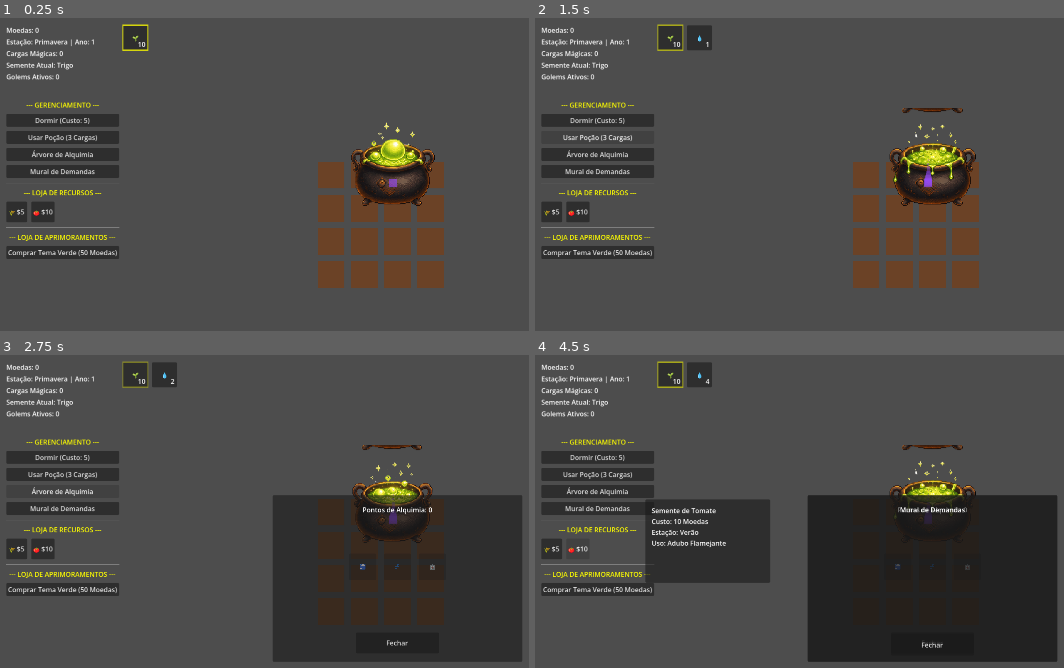
Above: before the commit, frames 1-4 (two rows, left to right).
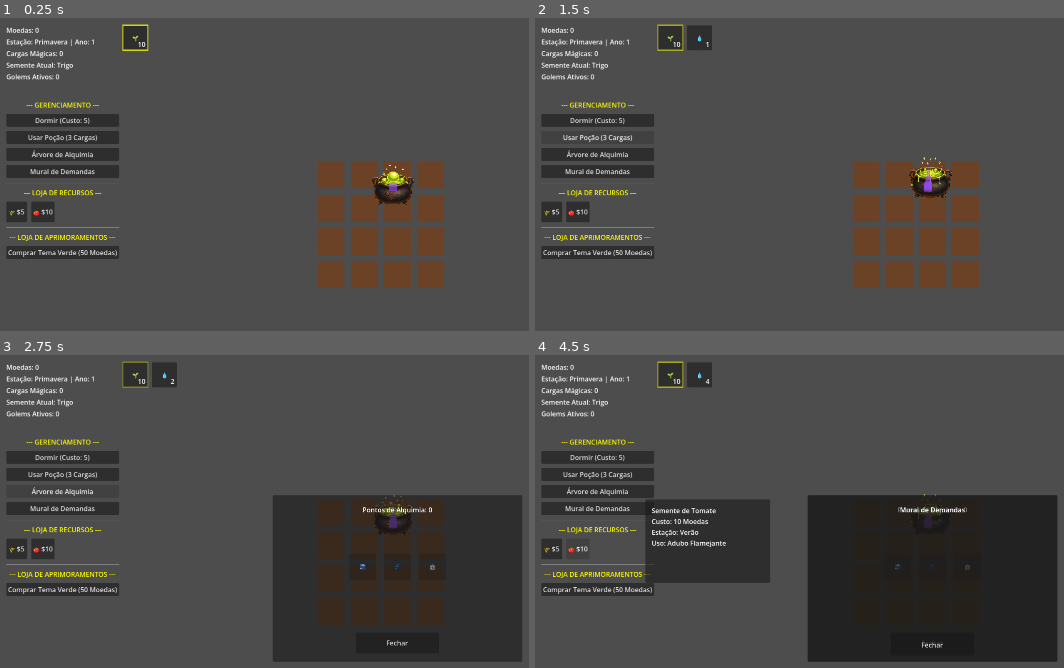
Above: after the commit, the same moments.

Repository: LeandroSatsuki/Cauldron-Crops
Game: Godot game, scene res://Scenes/Main.tscn
Two runs of this game, one before a commit and one after it. Both use one fixed random seed, a clock stepped at 60 frames per second and the inputs below.
Inputs:
- Up to frame 1 (0.25 s): no input
- Up to frame 2 (1.5 s): click "Dormir (Custo: 5)" at 0.5 s; click "Usar Poção (3 Cargas)" at 1.25 s
- Up to frame 3 (2.75 s): click "Árvore de Alquimia" at 2 s
- Up to frame 4 (4.5 s): click "Mural de Demandas" at 2.75 s; click "🌾 $5" at 3.5 s; click "🍅 $10" at 4.25 s

The runs differ from the first frame. In frame 1, 2.3% of the frame differs, in the area x 66-83%, y 33-61%; in frame 2, 2.6%, in the area x 67-84%, y 28-61%; in frame 3, 1.6%; in frame 4, 0.8%.

Commit message:
caldeirao reduzido pela metade, vfx limpos e fix do input do popup

Diff:
--- a/Scenes/Cauldron.tscn
+++ b/Scenes/Cauldron.tscn
@@ -2,8 +2,8 @@
 
 [ext_resource type="Script" path="res://Scripts/Cauldron.gd" id="1_cauldrongd"]
 [ext_resource type="Script" path="res://Scripts/DropSlot.gd" id="2_dropslotgd"]
-[ext_resource type="Texture2D" path="res://Assets/caldeirao_mistic_squash_roxo.png" id="3_roxo"]
-[ext_resource type="Texture2D" path="res://Assets/caldeirao_mistic_squash_verde.png" id="4_verde"]
+[ext_resource type="Texture2D" path="res://Assets/caldeirao_clean_sheet_roxo.png" id="3_roxo"]
+[ext_resource type="Texture2D" path="res://Assets/caldeirao_clean_sheet_verde.png" id="4_verde"]
 
 [sub_resource type="AtlasTexture" id="AtlasTexture_v0"]
 atlas = ExtResource("4_verde")
@@ -23,19 +23,19 @@
 
 [sub_resource type="AtlasTexture" id="AtlasTexture_v4"]
 atlas = ExtResource("4_verde")
-region = Rect2(0, 223, 256, 256)
+region = Rect2(0, 256, 256, 256)
 
 [sub_resource type="AtlasTexture" id="AtlasTexture_v5"]
 atlas = ExtResource("4_verde")
-region = Rect2(256, 223, 256, 256)
+region = Rect2(256, 256, 256, 256)
 
 [sub_resource type="AtlasTexture" id="AtlasTexture_v6"]
 atlas = ExtResource("4_verde")
-region = Rect2(512, 223, 256, 256)
+region = Rect2(512, 256, 256, 256)
 
 [sub_resource type="AtlasTexture" id="AtlasTexture_v7"]
 atlas = ExtResource("4_verde")
-region = Rect2(768, 223, 256, 256)
+region = Rect2(768, 256, 256, 256)
 
 [sub_resource type="AtlasTexture" id="AtlasTexture_r0"]
 atlas = ExtResource("3_roxo")
@@ -55,19 +55,19 @@
 
 [sub_resource type="AtlasTexture" id="AtlasTexture_r4"]
 atlas = ExtResource("3_roxo")
-region = Rect2(0, 223, 256, 256)
+region = Rect2(0, 256, 256, 256)
 
 [sub_resource type="AtlasTexture" id="AtlasTexture_r5"]
 atlas = ExtResource("3_roxo")
-region = Rect2(256, 223, 256, 256)
+region = Rect2(256, 256, 256, 256)
 
 [sub_resource type="AtlasTexture" id="AtlasTexture_r6"]
 atlas = ExtResource("3_roxo")
-region = Rect2(512, 223, 256, 256)
+region = Rect2(512, 256, 256, 256)
 
 [sub_resource type="AtlasTexture" id="AtlasTexture_r7"]
 atlas = ExtResource("3_roxo")
-region = Rect2(768, 223, 256, 256)
+region = Rect2(768, 256, 256, 256)
 
 [sub_resource type="Curve" id="Curve_smoke"]
 _data = [Vector2(0, 1), 0.0, 0.0, 0, 0, Vector2(1, 0), 0.0, 0.0, 0, 0]
@@ -135,7 +135,7 @@
 }]
 
 [sub_resource type="CircleShape2D" id="CircleShape2D_cauldron"]
-radius = 60.0
+radius = 35.0
 
 [node name="CauldronUI" type="Node2D"]
 script = ExtResource("1_cauldrongd")
@@ -145,6 +145,7 @@
 
 [node name="SpriteCaldeirao" type="AnimatedSprite2D" parent="BaseAnchor"]
 texture_filter = 1
+scale = Vector2(0.5, 0.5)
 sprite_frames = SubResource("SpriteFrames_cauldron")
 animation = &"idle"
 autoplay = "idle"
@@ -160,7 +161,7 @@
 one_shot = true
 
 [node name="FumacaParticulas" type="CPUParticles2D" parent="."]
-position = Vector2(950, 400)
+position = Vector2(950, 410)
 amount = 15
 lifetime = 2.0
 gravity = Vector2(0, -50)
--- a/Scripts/Cauldron.gd
+++ b/Scripts/Cauldron.gd
@@ -21,12 +21,12 @@
 	if btn_fechar:
 		btn_fechar.pressed.connect(func(): popup_ui.visible = false)
 
-	# Ajustar o offset do sprite para alinhar a base do caldeirão com a BaseAnchor
+	# Ajustar o offset do sprite (escala 0.5): offset em pixels de textura (não escalados)
 	$BaseAnchor/SpriteCaldeirao.offset = Vector2(0, -103)
 
 func _on_area_2d_input_event(_viewport: Node, event: InputEvent, _shape_idx: int) -> void:
 	if event is InputEventMouseButton and event.button_index == MOUSE_BUTTON_LEFT and event.pressed:
-		print("Popup clicado!")
+		print("O caldeirão foi clicado com sucesso!")
 		if estado_atual == "IDLE":
 			popup_ui.visible = true
 			if resultado_label:
Binary file added: Assets/caldeirao_clean_sheet_roxo.png
Binary file added: Assets/caldeirao_clean_sheet_verde.png
Binary file removed: Assets/caldeirao_roxo.png
Not shown, removed: Assets/caldeirao_roxo.png.import
Binary file removed: Assets/caldeirao_verde.png
Not shown, removed: Assets/caldeirao_verde.png.import
